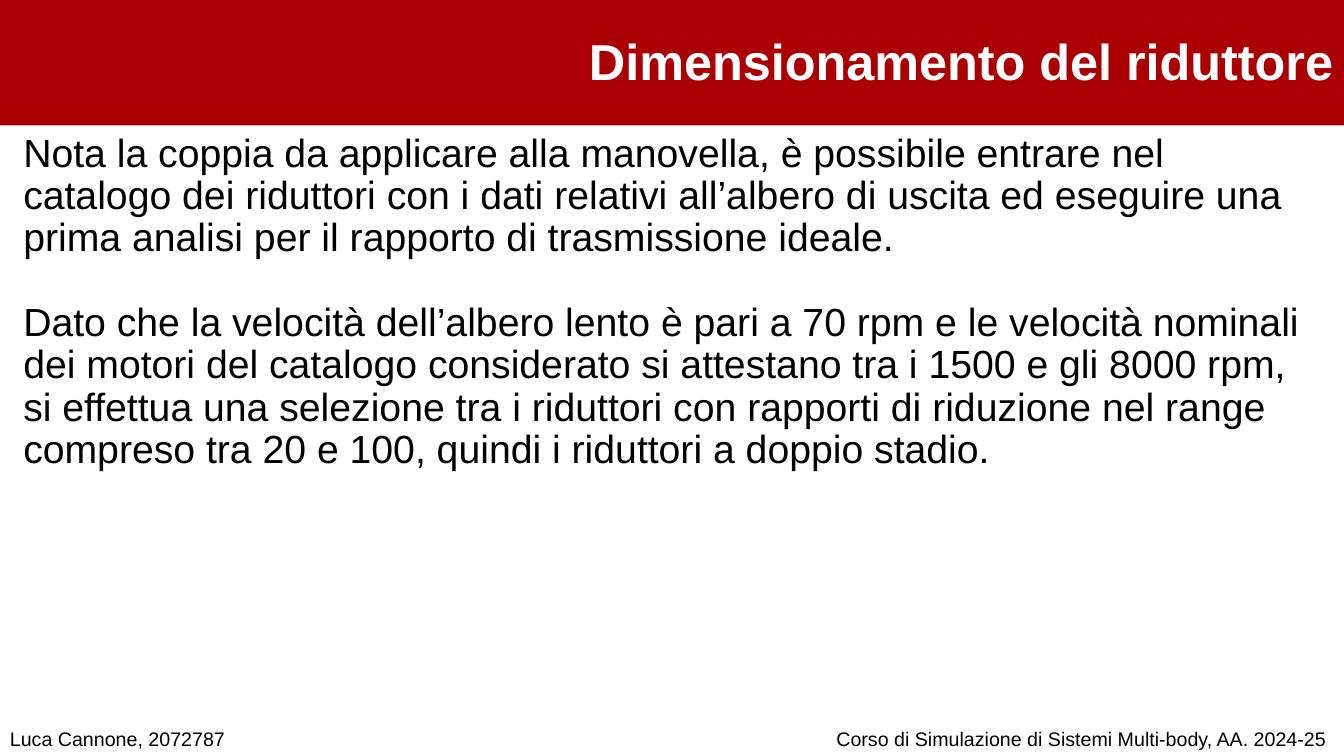
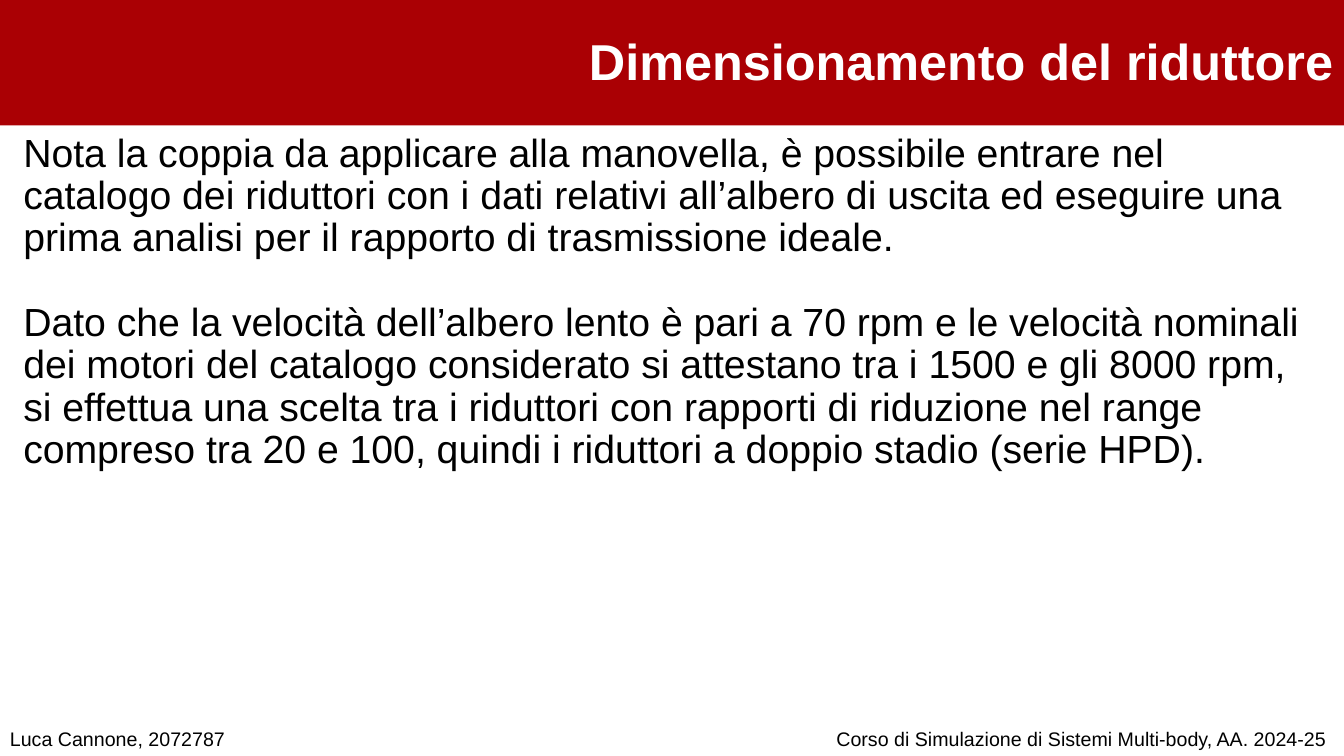
Before and after one commit to cannoneluca/Progetto_Simulazione_MultiBody, a slide deck: slide 18 of Presentazione .pptx. Drawn at 1344x756 pixels with LibreOffice and Linux fonts; fonts in the diff are those of the drawing; background and template pictures are left out. Boxes give left, top, right and bottom in pixels: in the first picture for what was removed or moved away, otherwise in the second. Text is boxed around its words. In the diff, an @@ line names an element or a change of style, - is before the commit and + after.

```diff
--- a/Presentazione .pptx
+++ b/Presentazione .pptx
@@ text at [23,307,1299,471]: text changed @@
-Dato che la velocità dell’albero lento è pari a 70 rpm e le velocità nominali dei motori del catalogo considerato si attestano tra i 1500 e gli 8000 rpm, si effettua una selezione tra i riduttori con rapporti di riduzione nel range compreso tra 20 e 100, quindi i riduttori a doppio stadio.
+Dato che la velocità dell’albero lento è pari a 70 rpm e le velocità nominali dei motori del catalogo considerato si attestano tra i 1500 e gli 8000 rpm, si effettua una scelta tra i riduttori con rapporti di riduzione nel range compreso tra 20 e 100, quindi i riduttori a doppio stadio (serie HPD).
```
Also in this commit, not shown: 18 other slides changed, 1 slide added, 1 slide removed.
